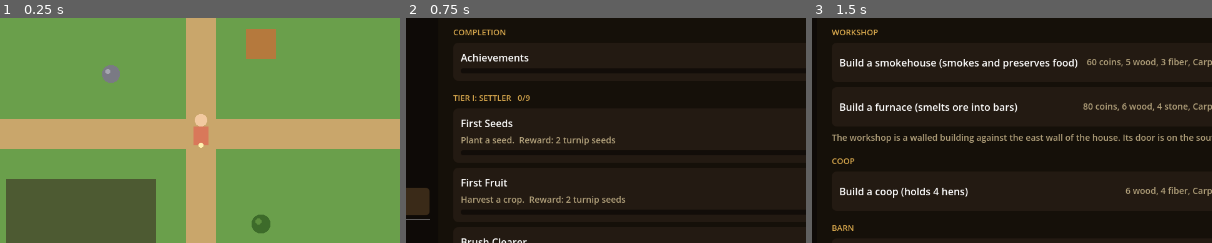
Above: before the commit, frames 1-3 (left to right).
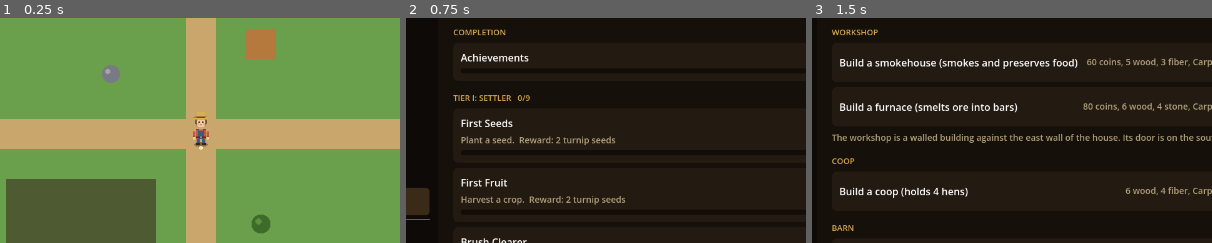
Above: after the commit, the same moments.

Repository: joshj1108/CrowCreekHollow
Game: Godot game, scene res://scenes/main.tscn
Same seed, same stepped clock (60 frames per second), same inputs: the game is played once before the commit and once after it.
Inputs (mouse positions are % of the whole screen's width and height, from its top left):
- Up to frame 1 (0.25 s): no input
- Up to frame 2 (0.75 s): tap Enter at 0.5 s; move the mouse to (72, 45) at 0.52 s; hold D (move_right) from 0.53 s (still down); tap J (achievements) at 0.6 s; click (72, 45) at 0.67 s
- Up to frame 3 (1.5 s): move the mouse to (30, 55) at 1.27 s; release D (move_right) at 1.28 s; hold S (move_down) from 1.28 s (still down); tap U (buildings) at 1.35 s
The pictures show only the part of the screen within x 25-75%, y 24-74%; the shares and areas given below are measured in that part.

The runs differ from the first frame. In frame 1, 0.5% of the frame differs, in the area x 48-53%, y 41-59%; in frame 2, nothing differs; in frame 3, nothing differs.

Commit message:
Give the farmer a detailed look with a walk cycle
A straw hat with a band, a shirt under blue overalls with straps and a
buckle, and boots. The face turns with the facing direction, and the
legs, arms, and body move while walking.

Co-Authored-By: Claude Haiku 5.5 <noreply@anthropic.com>
Claude-Session: https://claude.ai/code/session_016EvHBYyFANDWxunM27u84C

Diff:
--- a/scripts/player.gd
+++ b/scripts/player.gd
@@ -16,13 +16,34 @@
 var facing := Vector2.DOWN   # last cardinal direction moved; used for interaction
 var is_blocked := Callable()  # Callable(Vector2 world_pos) -> bool
 var paused := false           # set while the Settings menu is open
+var walk_t := 0.0             # advances while walking, drives the stride
+var moving := false
+
+const SKIN := Color("f2c9a0")
+const SKIN_SHADE := Color("d9a27c")
+const HAIR := Color("5a3a22")
+const STRAW := Color("d8b050")
+const STRAW_SHADE := Color("9a7a30")
+const BAND := Color("7a3a22")
+const SHIRT := Color("c8553d")
+const SHIRT_SHADE := Color("9a3a2a")
+const OVERALLS := Color("3d5a80")
+const OVERALLS_SHADE := Color("2a3f5c")
+const PANTS := Color("3d5a80")
+const BOOTS := Color("3a2418")
+const BELT := Color("4a2e1a")
+const BUCKLE := Color("e0c060")
+const EYE := Color("2a1f16")
+const CHEEK := Color(0.9, 0.45, 0.4, 0.45)
 
 
 func _process(delta: float) -> void:
 	if paused:
 		return
 	var dir := Input.get_vector("move_left", "move_right", "move_up", "move_down")
-	if dir != Vector2.ZERO:
+	moving = dir != Vector2.ZERO
+	if moving:
+		walk_t += delta * 11.0
 		if absf(dir.x) > absf(dir.y):
 			facing = Vector2(signf(dir.x), 0)
 		else:
@@ -53,8 +74,67 @@
 
 
 func _draw() -> void:
-	# Body and head, roughly 8×12 pixels at 3× scale.
-	draw_rect(Rect2(-12, -12, 24, 30), Color("d9785a"))
-	draw_circle(Vector2(0, -22), 10, Color("f2c9a0"))
-	# Small dot showing the direction the player faces.
-	draw_circle(facing * 18, 4, Color("fff2b0"))
+	# A walk cycle: the legs and arms swing in opposition, and the body rises and falls with each step.
+	var stride := sin(walk_t) if moving else 0.0
+	var bob := -absf(stride) * 1.2
+	# The shadow stays on the ground while the body bobs above it.
+	draw_colored_polygon(_ellipse(Vector2(0, 17), 11.0, 4.0), Color(0, 0, 0, 0.3))
+	_draw_leg(Vector2(-4.5, 6.0 + bob), stride * 2.5)
+	_draw_leg(Vector2(4.5, 6.0 + bob), -stride * 2.5)
+	_draw_arm(Vector2(-11.0, -4.0 + bob), -stride * 2.0)
+	_draw_arm(Vector2(11.0, -4.0 + bob), stride * 2.0)
+	# Shirt, then overalls over it, with straps and a belt with a buckle.
+	draw_rect(Rect2(-8, -8 + bob, 16, 16), SHIRT)
+	draw_rect(Rect2(-8, -8 + bob, 16, 2), SHIRT_SHADE)
+	draw_rect(Rect2(-5, -4 + bob, 10, 12), OVERALLS)
+	draw_rect(Rect2(-5, -4 + bob, 10, 1), OVERALLS_SHADE)
+	draw_rect(Rect2(-5, -8 + bob, 2, 5), OVERALLS)
+	draw_rect(Rect2(3, -8 + bob, 2, 5), OVERALLS)
+	draw_rect(Rect2(-8, 4 + bob, 16, 2), BELT)
+	draw_rect(Rect2(-1, 4 + bob, 2, 2), BUCKLE)
+	draw_rect(Rect2(-3, -11 + bob, 6, 4), SKIN_SHADE)
+	_draw_head(bob)
+	# Small marker showing the direction the player faces, so you can tell what you'll interact with.
+	draw_circle(facing * 22, 3, Color(1.0, 0.95, 0.7, 0.8))
+
+
+func _draw_leg(hip: Vector2, lift: float) -> void:
+	draw_rect(Rect2(hip.x - 2.5, hip.y + lift * 0.3, 5, 9), PANTS)
+	draw_rect(Rect2(hip.x - 3.5, hip.y + 8 + lift * 0.3, 7, 4), BOOTS)
+
+
+func _draw_arm(shoulder: Vector2, swing: float) -> void:
+	draw_rect(Rect2(shoulder.x - 2, shoulder.y + swing * 0.5, 4, 10), SHIRT)
+	draw_rect(Rect2(shoulder.x - 2, shoulder.y + swing * 0.5 + 8, 4, 2), SHIRT_SHADE)
+	draw_circle(Vector2(shoulder.x, shoulder.y + 11 + swing * 0.5), 2.4, SKIN)
+
+
+# The head: hair behind, the face when you're facing the viewer or to the side, a straw hat with a band on top.
+func _draw_head(bob: float) -> void:
+	var c := Vector2(0, -19 + bob)
+	draw_circle(c + Vector2(0, -1), 9.2, HAIR)
+	if facing != Vector2.UP:
+		draw_circle(c + Vector2(0, 1), 7.5, SKIN)
+		if facing == Vector2.DOWN:
+			draw_circle(c + Vector2(-4.5, 3), 1.6, CHEEK)
+			draw_circle(c + Vector2(4.5, 3), 1.6, CHEEK)
+			draw_circle(c + Vector2(-3, 0), 1.4, EYE)
+			draw_circle(c + Vector2(3, 0), 1.4, EYE)
+			draw_line(c + Vector2(-1.5, 4.5), c + Vector2(1.5, 4.5), EYE, 1.0)
+		elif facing == Vector2.LEFT:
+			draw_circle(c + Vector2(-3.5, 0), 1.4, EYE)
+		elif facing == Vector2.RIGHT:
+			draw_circle(c + Vector2(3.5, 0), 1.4, EYE)
+	# Hat: a wide brim, a crown, and a band.
+	draw_colored_polygon(_ellipse(c + Vector2(0, -6.5), 13.0, 3.5), STRAW)
+	draw_colored_polygon(_ellipse(c + Vector2(0, -6.5), 13.0, 3.5).slice(8, 16), STRAW_SHADE)
+	draw_rect(Rect2(c.x - 7, c.y - 16, 14, 10), STRAW)
+	draw_rect(Rect2(c.x - 7, c.y - 9, 14, 2), BAND)
+
+
+func _ellipse(center: Vector2, rx: float, ry: float) -> PackedVector2Array:
+	var pts := PackedVector2Array()
+	for i in 16:
+		var angle := TAU * float(i) / 16.0
+		pts.append(center + Vector2(cos(angle) * rx, sin(angle) * ry))
+	return pts
Not shown, changed: DESIGN.md
